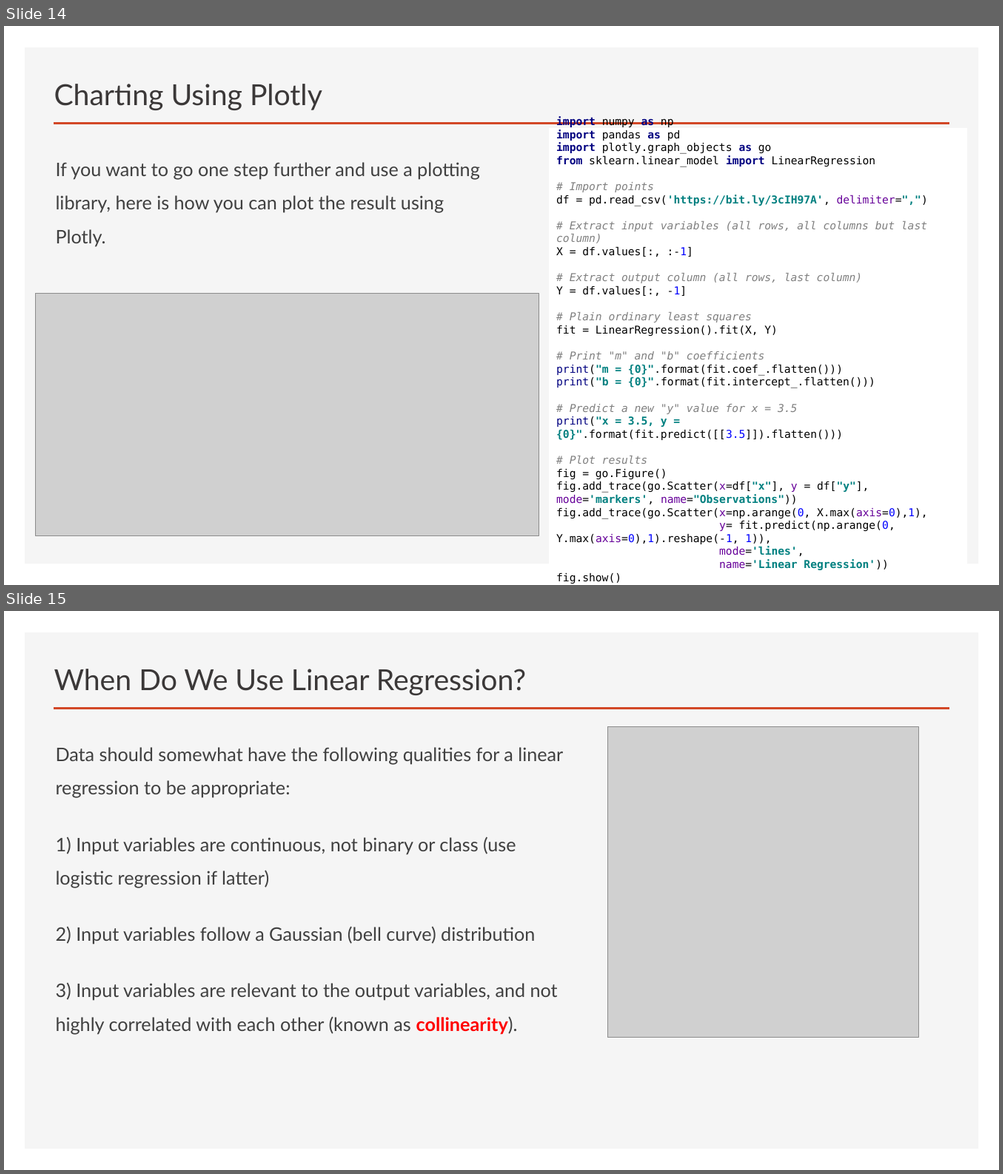
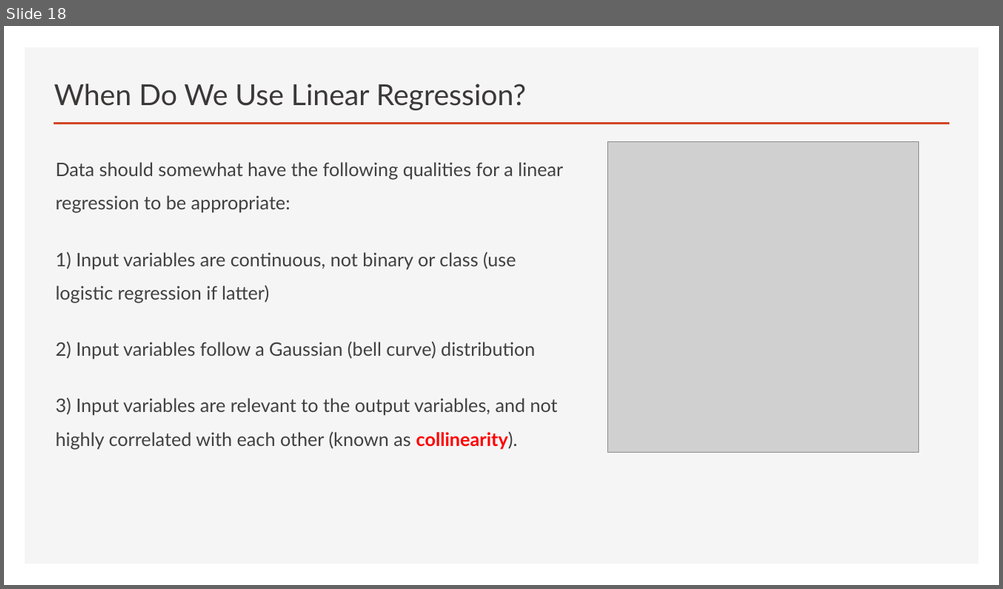
Before and after one commit to thomasnield/oreilly_math_fundamentals_data_science, a slide deck: linear_regression/math_fundamentals_linear_regression.pptx. Shown one above the other, each under a label of ours: slides 14 and 15 before the commit, slide 18 after it. The pictures are 1003x1174 and 1003x589 pixels, drawn with LibreOffice and Linux fonts; fonts in the diff are those of the drawing; grey boxes stand for pictures. Boxes give left, top, right and bottom in pixels: in the first picture for what was removed or moved away, otherwise in the second. Text is boxed around its words. In the diff, an @@ line names an element or a change of style, - is before the commit and + after.

```diff
--- a/linear_regression/math_fundamentals_linear_regression.pptx
+++ b/linear_regression/math_fundamentals_linear_regression.pptx
@@ slide 14 removed at (4, 26, 999, 585), background #FFFFFF; not listed: 2 template elements that a slide beside it also shows @@
@@ title removed at (54, 84, 322, 110) @@
-Charting Using Plotly
@@ rectangle removed at (549, 128, 967, 571) @@
-import numpy as np
-import pandas as pd
-import plotly.graph_objects as go
-from sklearn.linear_model import LinearRegression
-# Import points
-df = pd.read_csv('https://bit.ly/3cIH97A', delimiter=",")
-# Extract input variables (all rows, all columns but last column)
-X = df.values[:, :-1]
-# Extract output column (all rows, last column)
-Y = df.values[:, -1]
-# Plain ordinary least squares
-fit = LinearRegression().fit(X, Y)
-# Print "m" and "b" coefficients
-print("m = {0}".format(fit.coef_.flatten()))
-print("b = {0}".format(fit.intercept_.flatten()))
-# Predict a new "y" value for x = 3.5
-print("x = 3.5, y = {0}".format(fit.predict([[3.5]]).flatten()))
-# Plot results
-fig = go.Figure()
-fig.add_trace(go.Scatter(x=df["x"], y = df["y"], mode='markers', name="Observations"))
-fig.add_trace(go.Scatter(x=np.arange(0, X.max(axis=0),1),
-y= fit.predict(np.arange(0, Y.max(axis=0),1).reshape(-1, 1)),
-mode='lines',
-name='Linear Regression'))
-fig.show()
@@ text removed at (56, 162, 480, 247) @@
-If you want to go one step further and use a plotting library, here is how you can plot the result using Plotly.
@@ picture removed at (35, 294, 539, 537) @@
@@ what was slide 15 is now slide 18 @@
```
Also in this commit, not shown: 8 slides changed, 8 slides added, 1 other slide removed, 1 other file.
